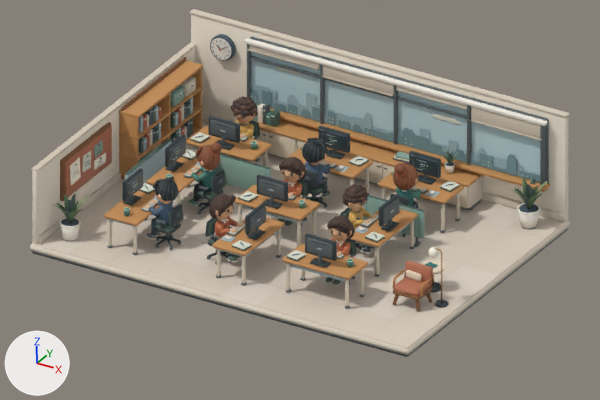
One commit to the Blender file design/office/Taskfolio.blend: the scene before it, then after it.
One viewpoint serves both versions: the file's camera 'Office portrait'. The lights are fixed; the arrows at lower left show +X, +Y and +Z. The older version comes first.

Objects in the first picture: 'Desk 01', 'Desk 02', 'Desk 03', 'Desk 04', 'Desk 05', 'Desk 06', 'Desk 07', 'Desk 08', 'Desk 09', 'Employee 01', 'Employee 02', 'Employee 03', 'Employee 04', 'Employee 05', 'Employee 06', 'Employee 07', 'Employee 08', 'Employee 09', 'Office shell'.
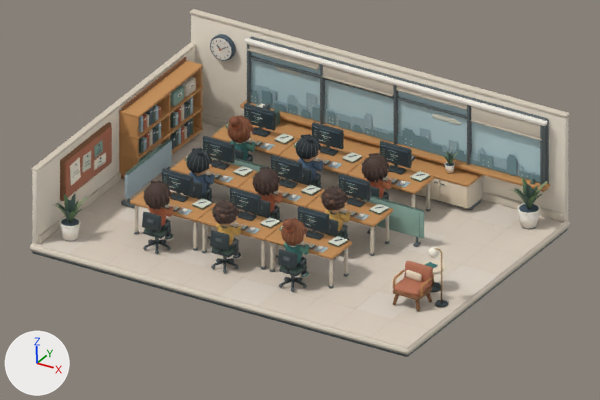
Commit message: fix(web): arrange all office desks in three parallel rows

Changed parts and their boxes (x1, y1, x2, y2) in the pictures (600 x 400 px):
'Desk 01', moved, turned: before (205, 203, 285, 285); after (130, 168, 216, 254)
'Desk 03', moved, turned: before (146, 135, 226, 214); after (266, 206, 352, 292)
'Desk 02', moved, turned: before (340, 194, 418, 277); after (198, 187, 283, 273)
'Desk 05', moved, turned: before (282, 233, 368, 309); after (239, 155, 325, 241)
'Desk 08', moved, turned: before (104, 168, 183, 255); after (280, 122, 367, 196)
'Desk 09', moved, turned: before (234, 175, 320, 247); after (348, 141, 434, 227)
'Desk 06', moved, turned: before (186, 116, 272, 167); after (307, 173, 393, 259)
'Desk 04', moved: before (287, 126, 373, 208); after (171, 136, 258, 222)
'Desk 07', moved: before (377, 151, 464, 237); after (212, 103, 298, 177)
'Employee 03', moved, turned: before (188, 143, 222, 206); after (281, 218, 310, 279)
'Employee 01', moved, turned: before (209, 194, 243, 263); after (143, 180, 175, 241)
'Employee 08', moved, turned: before (145, 177, 178, 240); after (296, 134, 325, 190)
'Employee 02', moved, turned: before (343, 184, 376, 254); after (212, 200, 243, 260)
'Employee 05', moved, turned: before (324, 216, 355, 286); after (252, 167, 284, 222)
'Employee 04', moved: before (302, 138, 331, 198); after (187, 148, 216, 203)
'Employee 09', moved, turned: before (278, 157, 307, 228); after (362, 153, 393, 200)
'Employee 07', moved: before (393, 163, 422, 208); after (228, 115, 257, 162)
'Employee 06', moved, turned: before (230, 96, 258, 139); after (321, 186, 352, 241)

The change, as a diff of the scene's bpy script:
```diff
--- a/design/office/Taskfolio.blend.py
+++ b/design/office/Taskfolio.blend.py
@@ ob_desk_01 @@
 ob_desk_01 = bpy.data.objects.new('Desk 01', None)
-ob_desk_01.location = (-0.45, -2.5, 0.0)
-ob_desk_01.rotation_euler = (0.0, 0.0, -1.571)  # degrees (0, 0, -90)
+ob_desk_01.location = (-2.88, -2.26, 0.0)
 ob_desk_01.instance_type = 'COLLECTION'
@@ ob_employee_01 @@
 ob_employee_01 = bpy.data.objects.new('Employee 01', None)
-ob_employee_01.location = (-0.45, -2.5, 0.0)
-ob_employee_01.rotation_euler = (0.0, 0.0, -1.571)  # degrees (0, 0, -90)
+ob_employee_01.location = (-2.88, -2.26, 0.0)
 ob_employee_01.instance_type = 'COLLECTION'
@@ ob_desk_02 @@
 ob_desk_02 = bpy.data.objects.new('Desk 02', None)
-ob_desk_02.location = (2.45, -0.2, 0.0)
-ob_desk_02.rotation_euler = (0.0, 0.0, -1.571)  # degrees (0, 0, -90)
+ob_desk_02.location = (-0.71, -2.26, 0.0)
 ob_desk_02.instance_type = 'COLLECTION'
@@ ob_employee_02 @@
 ob_employee_02 = bpy.data.objects.new('Employee 02', None)
-ob_employee_02.location = (2.45, -0.2, 0.0)
-ob_employee_02.rotation_euler = (0.0, 0.0, -1.571)  # degrees (0, 0, -90)
+ob_employee_02.location = (-0.71, -2.26, 0.0)
 ob_employee_02.instance_type = 'COLLECTION'
@@ ob_desk_03 @@
 ob_desk_03 = bpy.data.objects.new('Desk 03', None)
-ob_desk_03.location = (-3.35, -0.2, 0.0)
-ob_desk_03.rotation_euler = (0.0, 0.0, 1.571)  # degrees (0, 0, 90)
+ob_desk_03.location = (1.46, -2.26, 0.0)
 ob_desk_03.instance_type = 'COLLECTION'
@@ ob_employee_03 @@
 ob_employee_03 = bpy.data.objects.new('Employee 03', None)
-ob_employee_03.location = (-3.35, -0.2, 0.0)
-ob_employee_03.rotation_euler = (0.0, 0.0, 1.571)  # degrees (0, 0, 90)
+ob_employee_03.location = (1.46, -2.26, 0.0)
 ob_employee_03.instance_type = 'COLLECTION'
@@ ob_desk_04 @@
 ob_desk_04 = bpy.data.objects.new('Desk 04', None)
-ob_desk_04.location = (-0.45, 2.1, 0.0)
+ob_desk_04.location = (-2.88, -0.04, 0.0)
 ob_desk_04.instance_type = 'COLLECTION'
@@ ob_employee_04 @@
 ob_employee_04 = bpy.data.objects.new('Employee 04', None)
-ob_employee_04.location = (-0.45, 2.1, 0.0)
+ob_employee_04.location = (-2.88, -0.04, 0.0)
 ob_employee_04.instance_type = 'COLLECTION'
@@ ob_desk_05 @@
 ob_desk_05 = bpy.data.objects.new('Desk 05', None)
-ob_desk_05.location = (2.45, -2.5, 0.0)
-ob_desk_05.rotation_euler = (0.0, 0.0, 3.142)  # degrees (0, 0, 180)
+ob_desk_05.location = (-0.71, -0.04, 0.0)
 ob_desk_05.instance_type = 'COLLECTION'
@@ ob_employee_05 @@
 ob_employee_05 = bpy.data.objects.new('Employee 05', None)
-ob_employee_05.location = (2.45, -2.5, 0.0)
-ob_employee_05.rotation_euler = (0.0, 0.0, 3.142)  # degrees (0, 0, 180)
+ob_employee_05.location = (-0.71, -0.04, 0.0)
 ob_employee_05.instance_type = 'COLLECTION'
@@ ob_desk_06 @@
 ob_desk_06 = bpy.data.objects.new('Desk 06', None)
-ob_desk_06.location = (-3.35, 2.1, 0.0)
-ob_desk_06.rotation_euler = (0.0, 0.0, 3.142)  # degrees (0, 0, 180)
+ob_desk_06.location = (1.46, -0.04, 0.0)
 ob_desk_06.instance_type = 'COLLECTION'
@@ ob_employee_06 @@
 ob_employee_06 = bpy.data.objects.new('Employee 06', None)
-ob_employee_06.location = (-3.35, 2.1, 0.0)
-ob_employee_06.rotation_euler = (0.0, 0.0, 3.142)  # degrees (0, 0, 180)
+ob_employee_06.location = (1.46, -0.04, 0.0)
 ob_employee_06.instance_type = 'COLLECTION'
@@ ob_desk_07 @@
 ob_desk_07 = bpy.data.objects.new('Desk 07', None)
-ob_desk_07.location = (2.45, 2.1, 0.0)
+ob_desk_07.location = (-2.88, 2.18, 0.0)
 ob_desk_07.instance_type = 'COLLECTION'
@@ ob_employee_07 @@
 ob_employee_07 = bpy.data.objects.new('Employee 07', None)
-ob_employee_07.location = (2.45, 2.1, 0.0)
+ob_employee_07.location = (-2.88, 2.18, 0.0)
 ob_employee_07.instance_type = 'COLLECTION'
@@ ob_desk_08 @@
 ob_desk_08 = bpy.data.objects.new('Desk 08', None)
-ob_desk_08.location = (-3.35, -2.5, 0.0)
-ob_desk_08.rotation_euler = (0.0, 0.0, 1.571)  # degrees (0, 0, 90)
+ob_desk_08.location = (-0.71, 2.18, 0.0)
 ob_desk_08.instance_type = 'COLLECTION'
@@ ob_employee_08 @@
 ob_employee_08 = bpy.data.objects.new('Employee 08', None)
-ob_employee_08.location = (-3.35, -2.5, 0.0)
-ob_employee_08.rotation_euler = (0.0, 0.0, 1.571)  # degrees (0, 0, 90)
+ob_employee_08.location = (-0.71, 2.18, 0.0)
 ob_employee_08.instance_type = 'COLLECTION'
@@ ob_desk_09 @@
 ob_desk_09 = bpy.data.objects.new('Desk 09', None)
-ob_desk_09.location = (-0.45, -0.2, 0.0)
-ob_desk_09.rotation_euler = (0.0, 0.0, 3.142)  # degrees (0, 0, 180)
+ob_desk_09.location = (1.46, 2.18, 0.0)
 ob_desk_09.instance_type = 'COLLECTION'
@@ ob_employee_09 @@
 ob_employee_09 = bpy.data.objects.new('Employee 09', None)
-ob_employee_09.location = (-0.45, -0.2, 0.0)
-ob_employee_09.rotation_euler = (0.0, 0.0, 3.142)  # degrees (0, 0, 180)
+ob_employee_09.location = (1.46, 2.18, 0.0)
 ob_employee_09.instance_type = 'COLLECTION'
```
